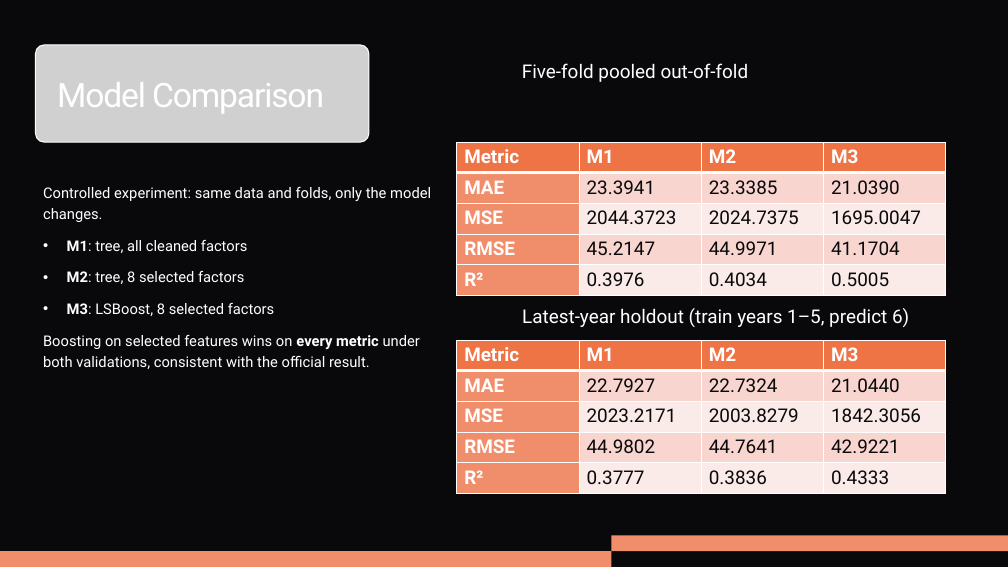
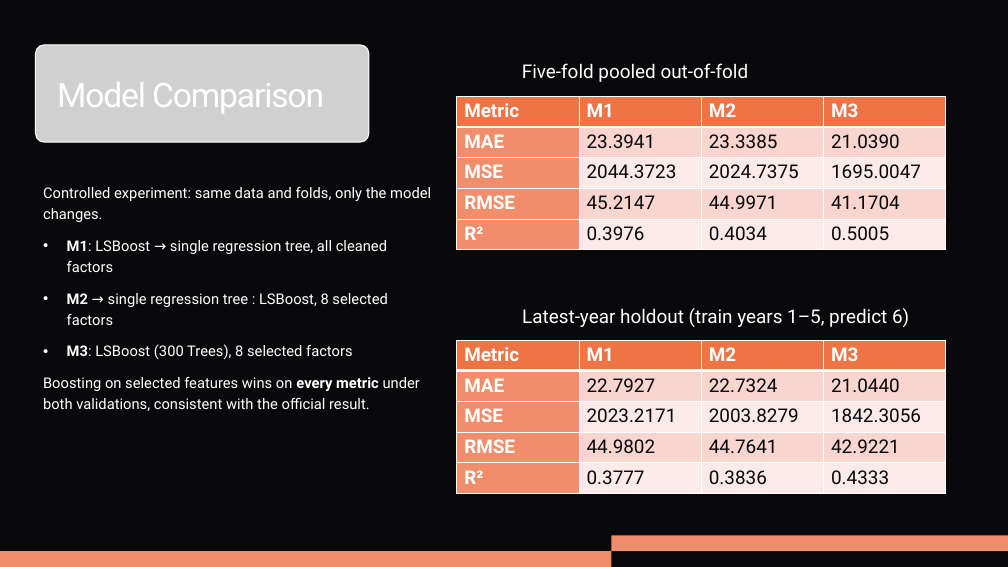
Before and after one commit to Roh00t/MatrixNotFound, a slide deck: slide 6 of presentation/MatrixNotFound_Hackathon_Presentation.pptx. Drawn at 1008x567 pixels with LibreOffice and Linux fonts; fonts in the diff are those of the drawing; grey boxes stand for pictures. Boxes give left, top, right and bottom in pixels: in the first picture for what was removed or moved away, otherwise in the second. Text is boxed around its words. In the diff, an @@ line names an element or a change of style, - is before the commit and + after.

```diff
--- a/presentation/MatrixNotFound_Hackathon_Presentation.pptx
+++ b/presentation/MatrixNotFound_Hackathon_Presentation.pptx
@@ table: place and size @@
-table at [457,142,947,296]
+table at [457,96,947,250]
@@ text at [67,240,387,359]: text changed @@
-• M1: tree, all cleaned factors
-• M2: tree, 8 selected factors
-• M3: LSBoost, 8 selected factors
+• M1: LSBoost → single regression tree, all cleaned factors
+• M2 → single regression tree : LSBoost, 8 selected factors
+• M3: LSBoost (300 Trees), 8 selected factors
```
Also in this commit, not shown: 3 other slides changed, 3 other files.
